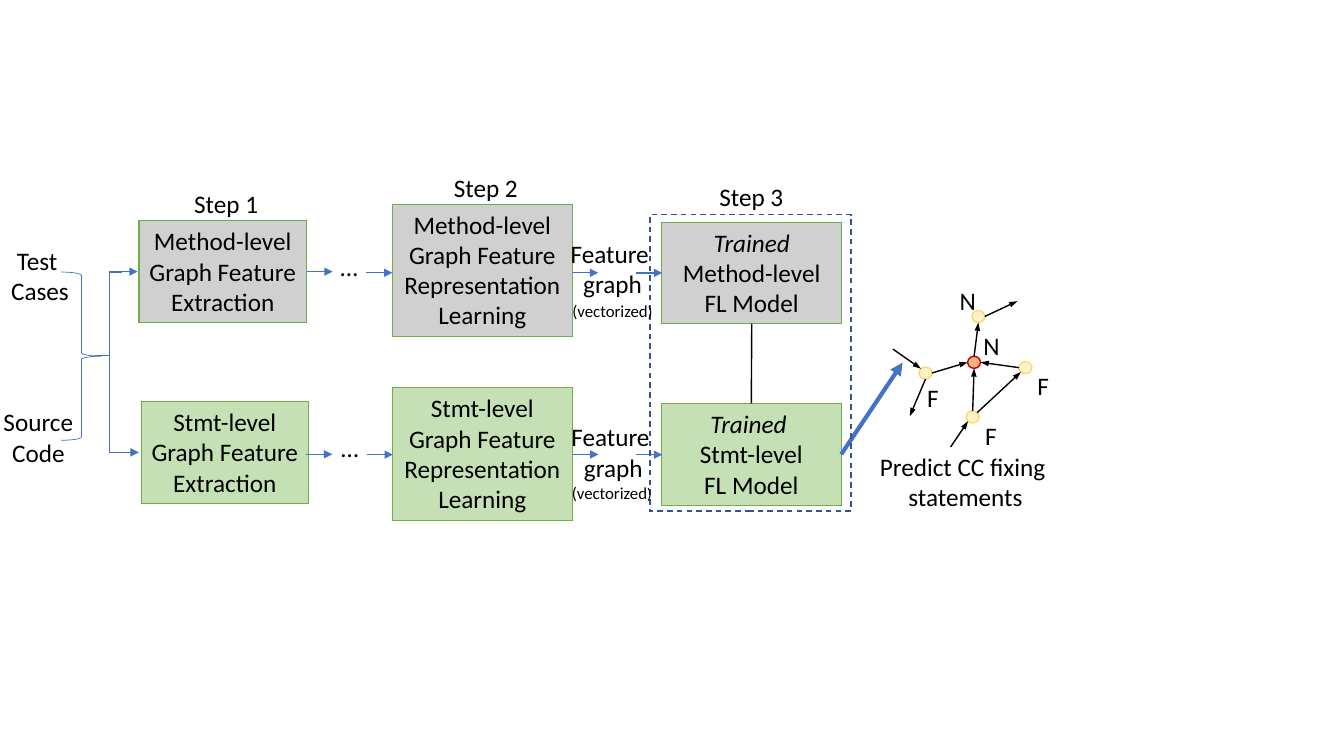
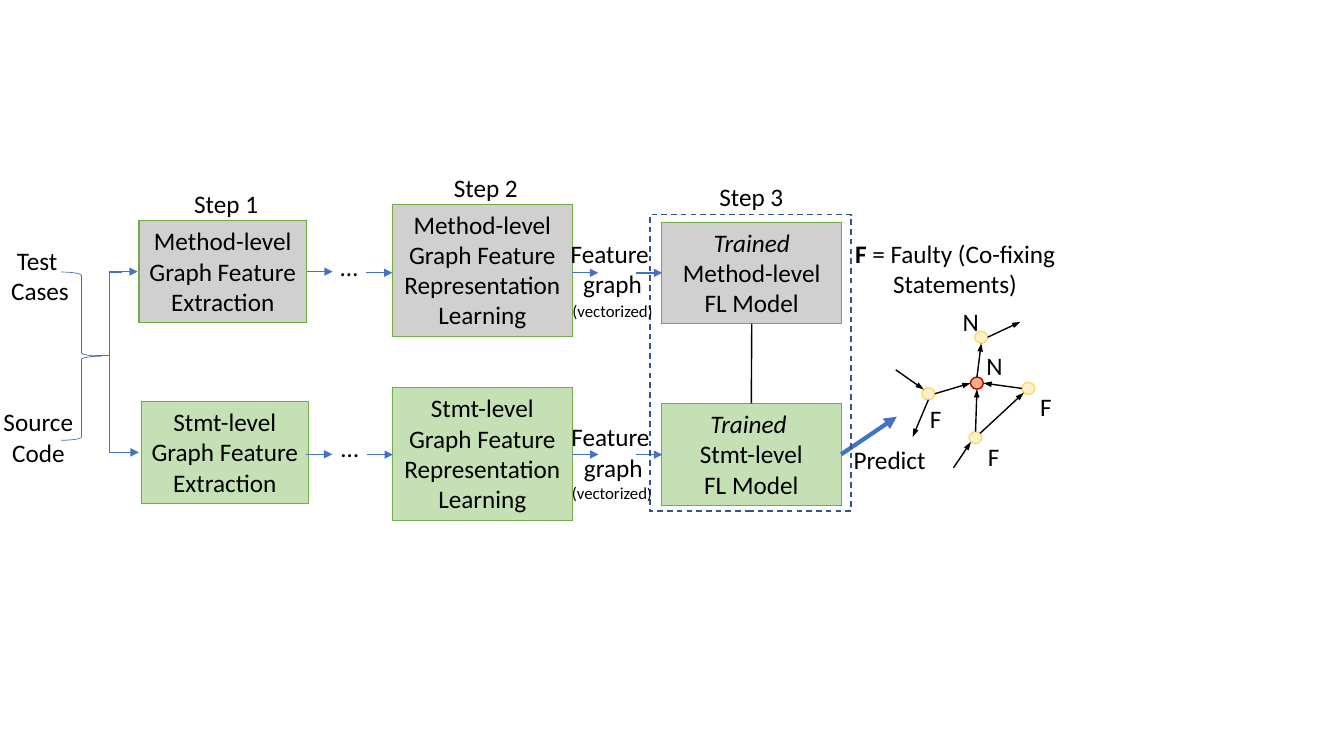
Before and after one commit to tien-n-nguyen/fixlocator, a slide deck: slide 18 of Figures.pptx. Drawn at 1344x756 pixels with LibreOffice and Linux fonts; fonts in the diff are those of the drawing; grey boxes stand for pictures. Boxes give left, top, right and bottom in pixels: in the first picture for what was removed or moved away, otherwise in the second. Text is boxed around its words. In the diff, an @@ line names an element or a change of style, - is before the commit and + after.

Commit message:
fixing figure

```diff
--- a/Figures.pptx
+++ b/Figures.pptx
@@ text at <box>855,245,1055,297</box>: text changed @@
-Predict CC fixing
-statements
+F = Faulty (Co-fixing Statements)
@@ 7 arrows, 5 texts, 4 ellipses: place and size @@
-7 arrows, 5 texts, 4 ellipses at <box>893,293,1049,448</box>
+7 arrows, 5 texts, 4 ellipses at <box>896,314,1052,468</box>
@@ 2 arrows, 1 ellipse: place and size @@
-2 arrows, 1 ellipse at <box>910,362,980,423</box>
+2 arrows, 1 ellipse at <box>912,383,982,444</box>
@@ arrow moved from (842, 455) - (902, 363) to (842, 455) - (897, 416) @@
@@ text added at <box>854,451,926,469</box>, 18 pt, text #000000 @@
+Predict
```
Also in this commit, not shown: 2 other files.
